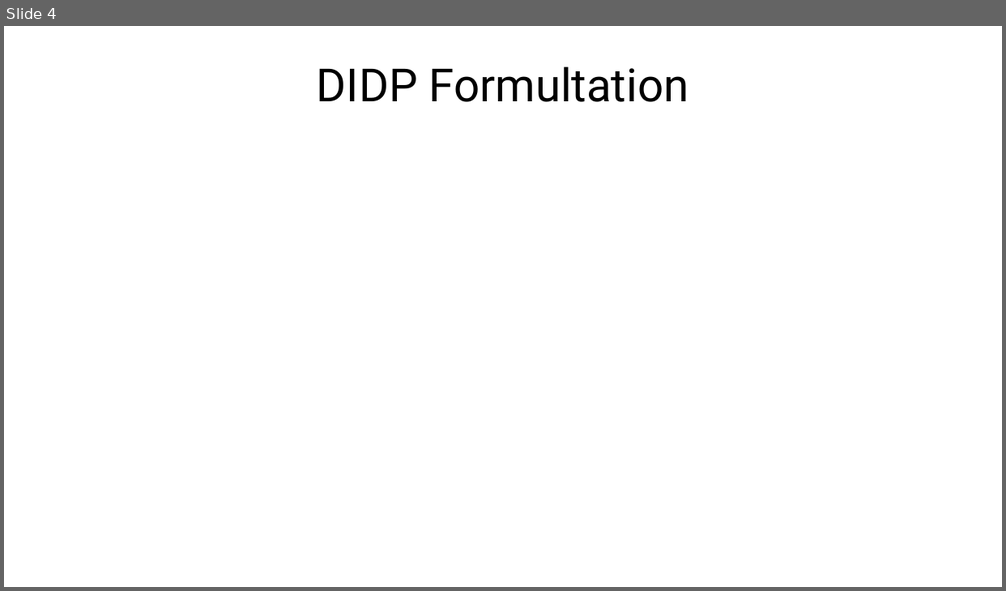
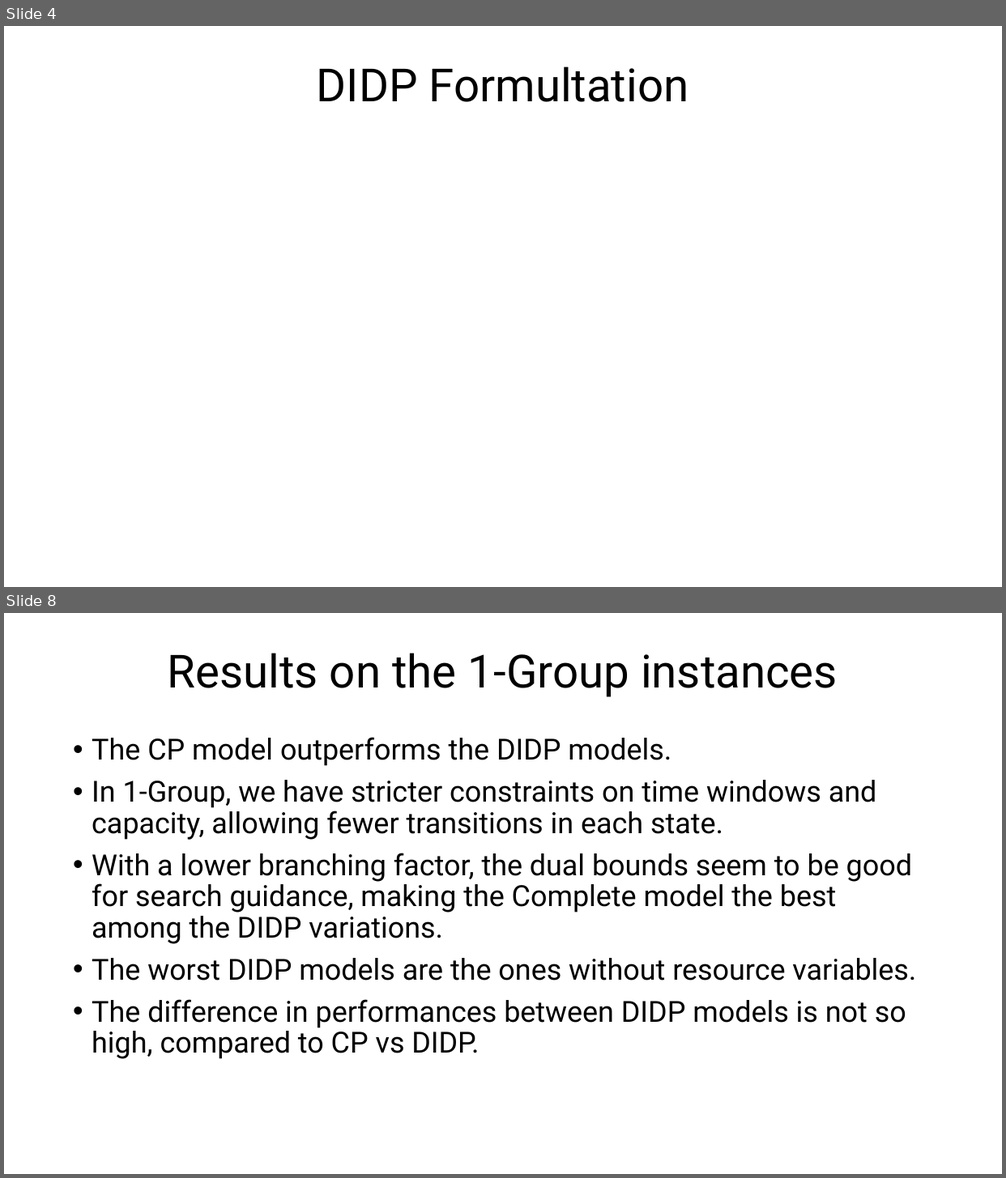
Before and after one commit to FabioGiordana/DIDP-On-Routing-Problems, a slide deck: cvrptw/CVRP-TW.pptx. Shown one above the other, each under a label of ours: slide 4 before the commit, slides 4 and 8 after it; the slides between them are not shown. The pictures are 1006x591 and 1006x1178 pixels, drawn with LibreOffice and Linux fonts; fonts in the diff are those of the drawing; grey boxes stand for pictures. Boxes give left, top, right and bottom in pixels: in the first picture for what was removed or moved away, otherwise in the second. Text is boxed around its words. In the diff, an @@ line names an element or a change of style, - is before the commit and + after.

```diff
--- a/cvrptw/CVRP-TW.pptx
+++ b/cvrptw/CVRP-TW.pptx
@@ slide 8 added at box(4, 613, 1002, 1174), background #FFFFFF @@
@@ title added at box(168, 653, 837, 697), 44 pt, text #000000 @@
+Results on the 1-Group instances
@@ text added at box(91, 737, 916, 1059), 28 pt, text #000000 @@
+• The CP model outperforms the DIDP models.
+• In 1-Group, we have stricter constraints on time windows and capacity, allowing fewer transitions in each state.
+• With a lower branching factor, the dual bounds seem to be good for search guidance, making the Complete model the best among the DIDP variations.
+• The worst DIDP models are the ones without resource variables.
+• The difference in performances between DIDP models is not so high, compared to CP vs DIDP.
```
Also in this commit, not shown: 2 slides changed, 11 other slides added, 39 other files.
